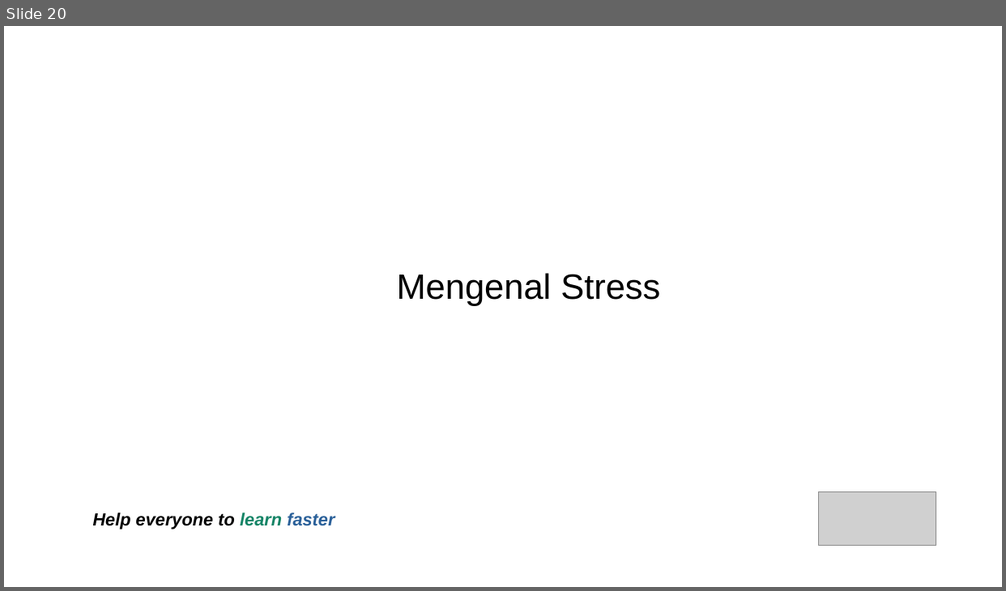
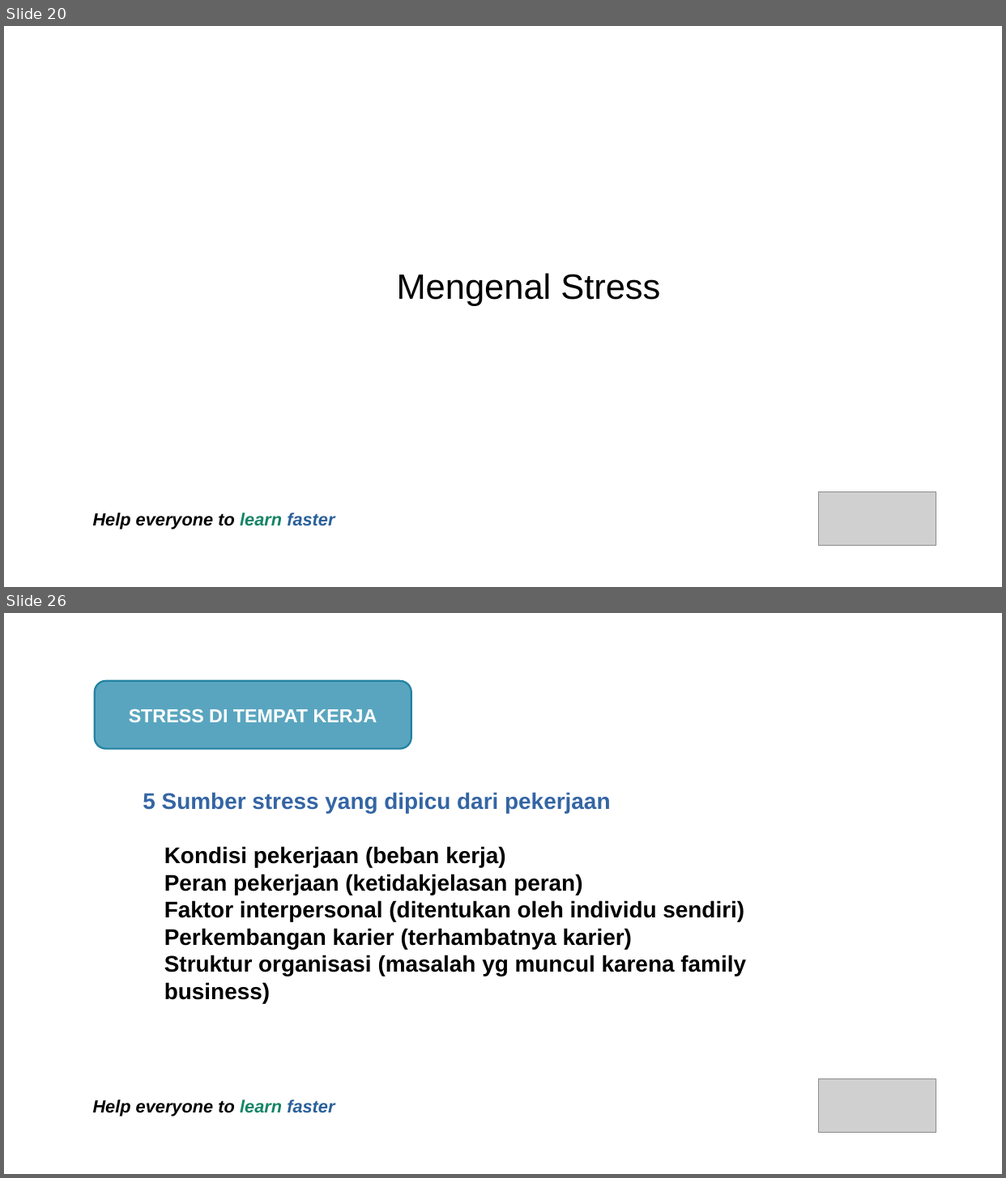
Before and after one commit to jejaksaid/course-flc, a slide deck: time-and-stress-management/sllide.odp. Shown one above the other, each under a label of ours: slide 20 before the commit, slides 20 and 26 after it; the slides between them are not shown. The pictures are 1006x591 and 1006x1178 pixels, drawn with LibreOffice and Linux fonts; fonts in the diff are those of the drawing; grey boxes stand for pictures; background and template pictures are left out. Boxes give left, top, right and bottom in pixels: in the first picture for what was removed or moved away, otherwise in the second. Text is boxed around its words. In the diff, an @@ line names an element or a change of style, - is before the commit and + after.

```diff
--- a/time-and-stress-management/sllide.odp
+++ b/time-and-stress-management/sllide.odp
@@ slide 26 added at (4, 613, 1002, 1174), background picture (left out) @@
@@ rounded rectangle added at (95, 681, 411, 749), fill #59A5BF, outline #2382A1 1.42 pt, 15 pt, text #FFFFFF, bold @@
+STRESS DI TEMPAT KERJA
@@ text added at (143, 792, 746, 1003), 18 pt, text #000000, bold @@
+5 Sumber stress yang dipicu dari pekerjaan
+● Kondisi pekerjaan (beban kerja)
+● Peran pekerjaan (ketidakjelasan peran)
+● Faktor interpersonal (ditentukan oleh individu sendiri)
+● Perkembangan karier (terhambatnya karier)
+● Struktur organisasi (masalah yg muncul karena family
+● business)
@@ picture added at (819, 1080, 936, 1134) @@
@@ text added at (93, 1100, 334, 1116), 14 pt, text #000000, bold, italic @@
+Help everyone to learn faster
```
Also in this commit, not shown: 1 slide changed, 9 other slides added, 1 other file.
